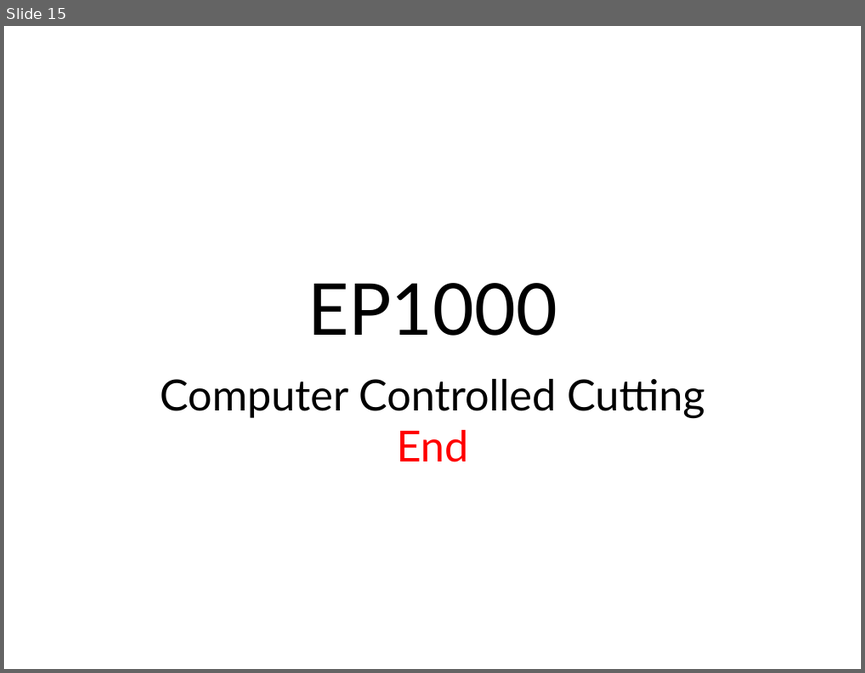
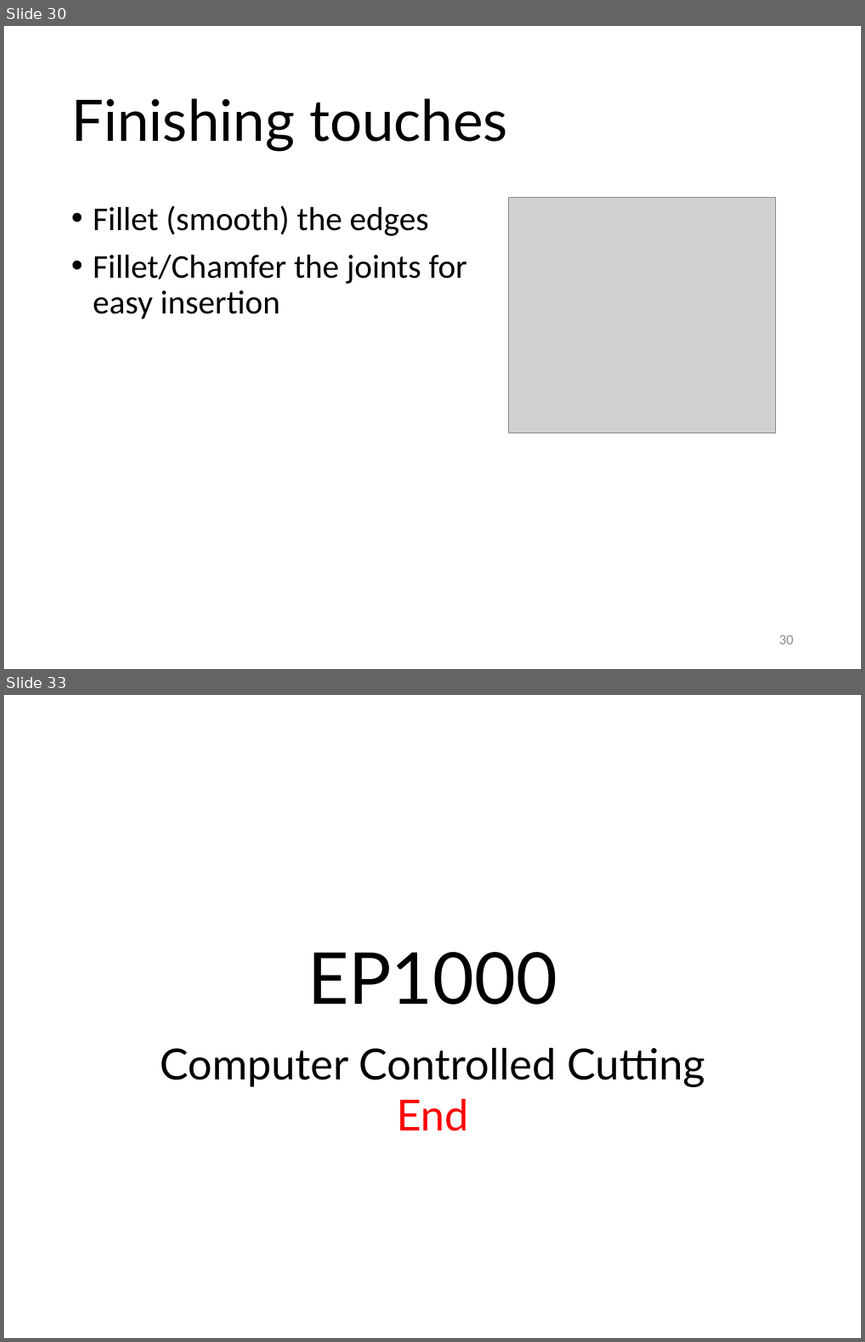
Before and after one commit to RDorville/digfab, a slide deck: presentations/ep1000_cutting/ep1000_cutting.pptx. Shown one above the other, each under a label of ours: slide 15 before the commit, slides 30 and 33 after it; the slides between them are not shown. The pictures are 865x673 and 865x1342 pixels, drawn with LibreOffice and Linux fonts; fonts in the diff are those of the drawing; grey boxes stand for pictures; background and template pictures are left out. Boxes give left, top, right and bottom in pixels: in the first picture for what was removed or moved away, otherwise in the second. Text is boxed around its words. In the diff, an @@ line names an element or a change of style, - is before the commit and + after.

```diff
--- a/presentations/ep1000_cutting/ep1000_cutting.pptx
+++ b/presentations/ep1000_cutting/ep1000_cutting.pptx
@@ slide 30 added at (4, 26, 861, 669), background #FFFFFF @@
@@ title added at (71, 98, 508, 152), 48 pt, text #000000 @@
+Finishing touches
@@ picture added at (509, 198, 775, 433) @@
@@ text added at (92, 205, 467, 319), 28 pt, text #000000 @@
+• Fillet (smooth) the edges
+• Fillet/Chamfer the joints for easy insertion
@@ page number added at (779, 635, 794, 644), 12 pt, text #8C8C8C @@
+30
@@ what was slide 15 is now slide 33 @@
```
Also in this commit, not shown: 17 other slides added, 24 other files.
